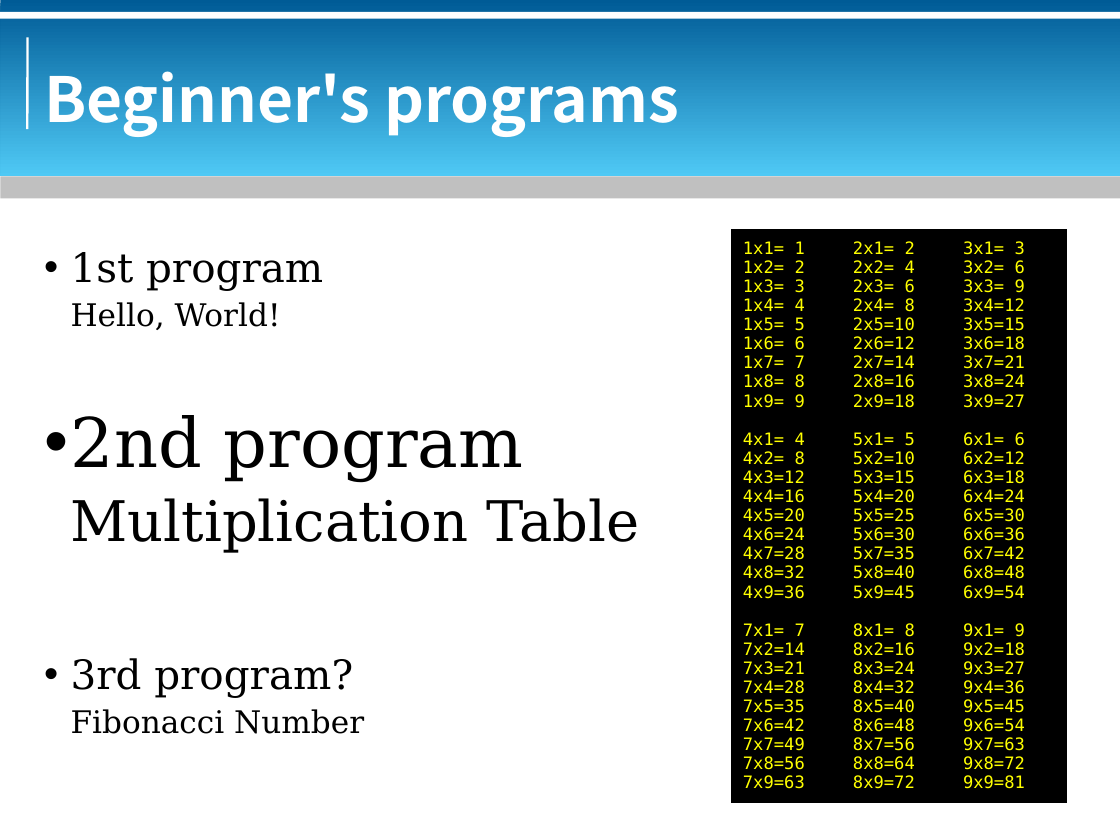
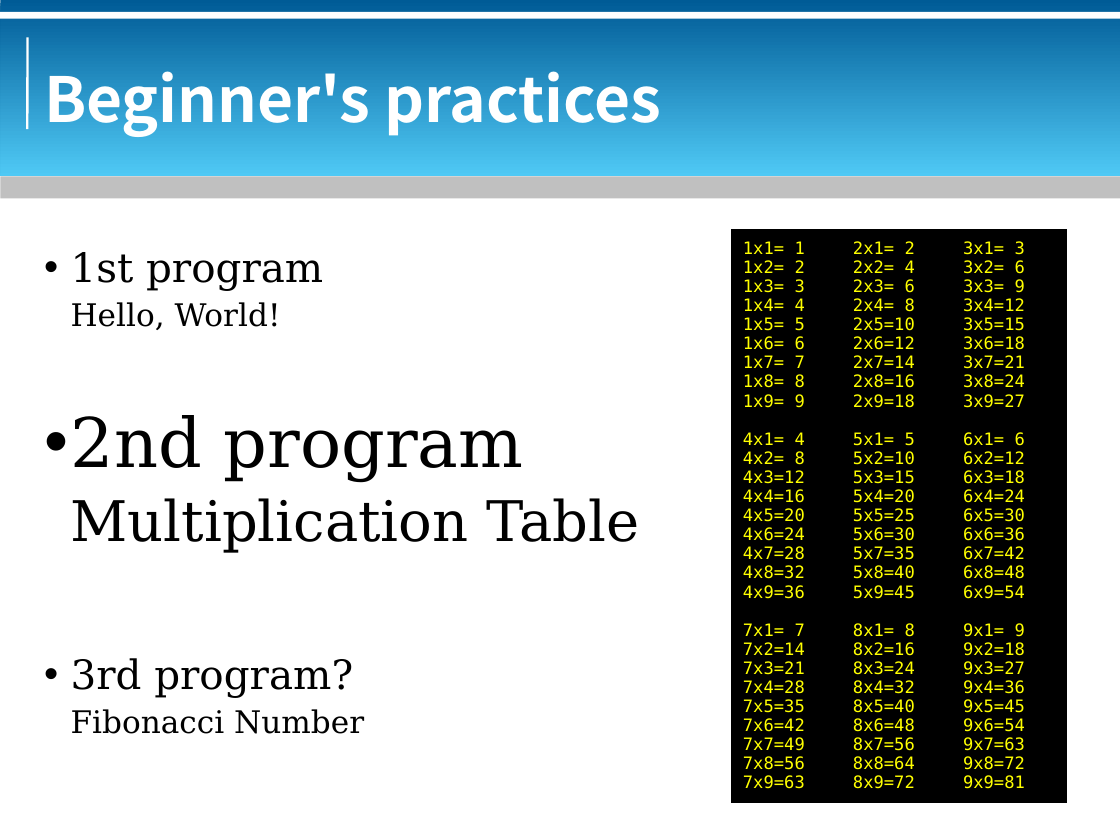
Before and after one commit to bluebat/.presentations, a slide deck: slide 2 of multiplication-table.odp. Drawn at 1120x840 pixels with LibreOffice and Linux fonts; fonts in the diff are those of the drawing; background and template pictures are left out. Boxes give left, top, right and bottom in pixels: in the first picture for what was removed or moved away, otherwise in the second. Text is boxed around its words. In the diff, an @@ line names an element or a change of style, - is before the commit and + after.

```diff
--- a/multiplication-table.odp
+++ b/multiplication-table.odp
@@ title at <box>44,71,661,137</box>: text changed @@
-Beginner's programs
+Beginner's practices
```
Also in this commit, not shown: 1 slide added, 1 other file.
